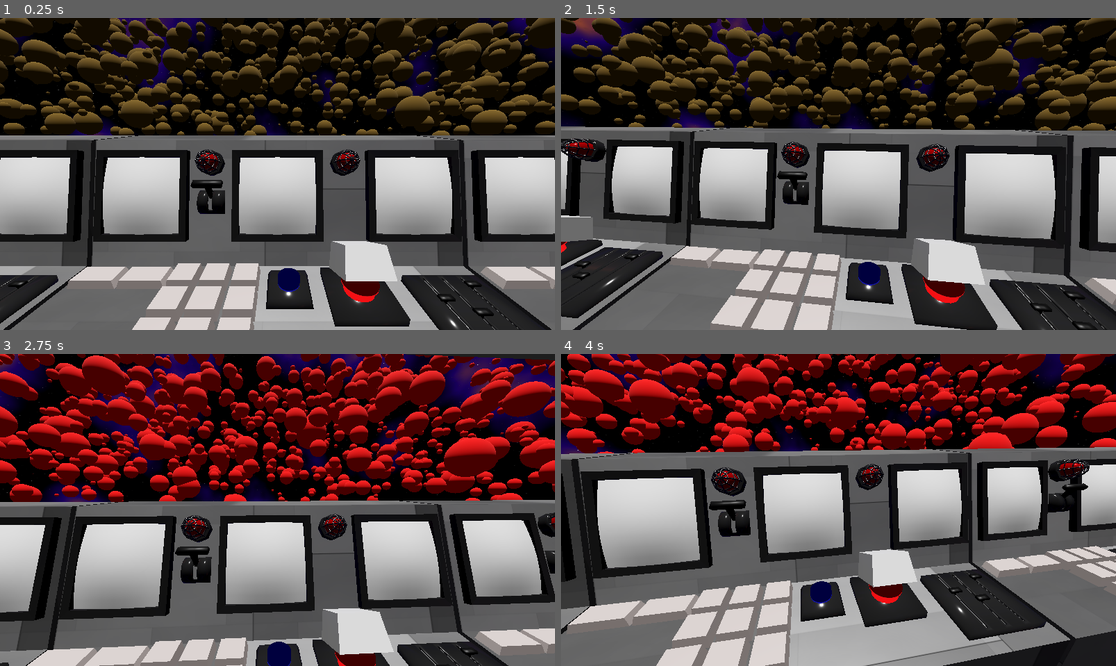
Above: before the commit, frames 1-4 (two rows, left to right).
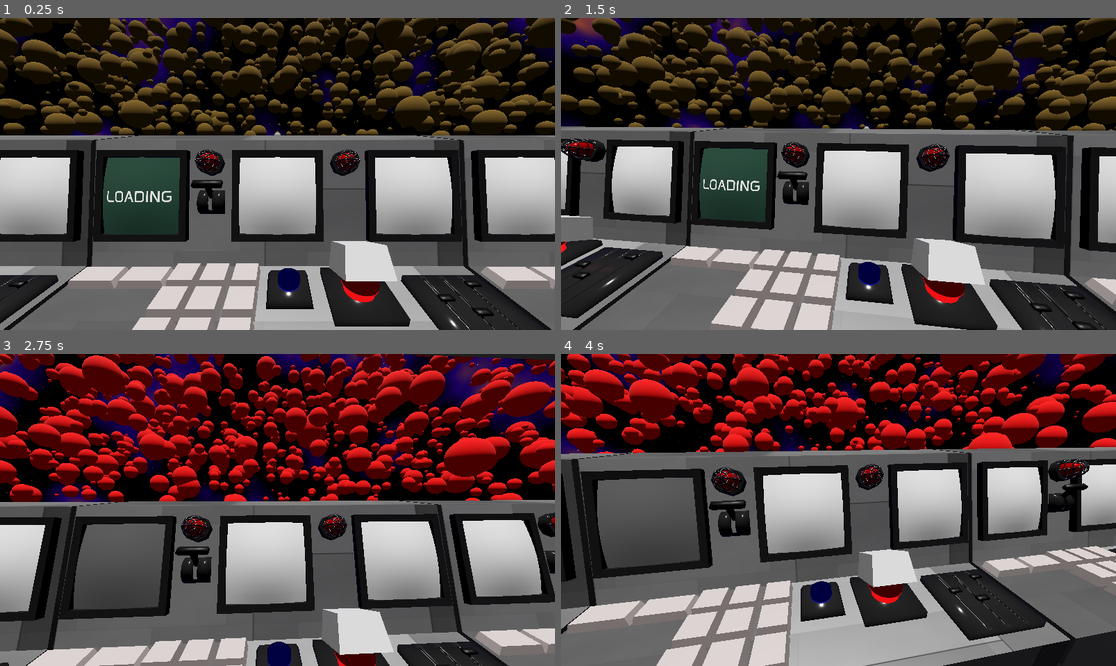
Above: after the commit, the same moments.

Repository: tmrupp/LD59
Game: Godot game, scene res://Scenes/command_center.tscn
Two runs of this game, one before a commit and one after it. Both use one fixed random seed, a clock stepped at 60 frames per second and the inputs below.
Inputs (mouse positions are in pixels of both pictures, inside the frame that each line leads up to):
- Up to frame 1 (0.25 s): no input
- Up to frame 2 (1.5 s): tap Enter at 0.5 s; move the mouse to (960, 158) at 0.52 s; hold D 0.53-1.28 s; tap Space at 0.77 s; move the mouse to (727, 189) at 1.27 s; hold S from 1.28 s (still down)
- Up to frame 3 (2.75 s): tap Space at 1.52 s; move the mouse to (333, 441) at 2.02 s; release S at 2.03 s; hold D from 2.03 s (still down)
- Up to frame 4 (4 s): move the mouse to (810, 572) at 2.77 s; release D at 2.78 s; hold W 2.78-3.53 s; tap Space at 3.02, 3.77 s; move the mouse to (1005, 556) at 3.52 s; hold A from 3.53 s (still down)

The runs differ from the first frame. In frame 1, 3.3% of the frame differs, in the area x 18-53%, y 33-70%; in frame 2, 2.7%; in frame 3, 4.1%; in frame 4, 4.9%, in the area x 6-54%, y 29-69%.

Commit message:
Add control center scene and implement loading screen with shader effects

Diff:
--- /dev/null
+++ b/Resources/screen_shader.gdshader
@@ -0,0 +1,9 @@
+shader_type spatial;
+
+uniform sampler2D display_texture;
+
+void fragment() {
+    vec4 tex = texture(display_texture, UV);
+    ALBEDO = tex.rgb;
+    EMISSION = tex.rgb * 0.5;  // make it glow like a screen
+}
--- a/Scenes/command_center.tscn
+++ b/Scenes/command_center.tscn
@@ -4,6 +4,8 @@
 [ext_resource type="PackedScene" uid="uid://dx8xtp808al5q" path="res://3D Models/ControlCenter.glb" id="1_lv533"]
 [ext_resource type="Script" uid="uid://daftteavwxk0y" path="res://Scripts/camera_look.gd" id="2_kesst"]
 [ext_resource type="Script" uid="uid://k22dnw2707cg" path="res://Scripts/director.gd" id="4_dnagy"]
+[ext_resource type="PackedScene" uid="uid://de42481q0cwhl" path="res://Scenes/ship.tscn" id="4_escgk"]
+[ext_resource type="PackedScene" uid="uid://c0otna6ujbk57" path="res://Scenes/asteroid.tscn" id="5_yrvai"]
 
 [sub_resource type="FastNoiseLite" id="FastNoiseLite_h4dh8"]
 noise_type = 2
@@ -66,13 +68,22 @@
 transform = Transform3D(19.85, 0, 0, 0, 2.08, 0, 0, 0, 1.395, 0, 0.773, -1.75)
 mesh = SubResource("BoxMesh_lv533")
 
-[node name="ControlCenter" parent="." unique_id=870802252 instance=ExtResource("1_lv533")]
+[node name="ControlCenter" parent="." unique_id=1351323934 instance=ExtResource("1_lv533")]
 
-[node name="ControlCenter2" parent="." unique_id=384076409 instance=ExtResource("1_lv533")]
+[node name="ControlCenter2" parent="." unique_id=268873400 instance=ExtResource("1_lv533")]
 transform = Transform3D(1, 0, 0, 0, 1, 0, 0, 0, 1, 3.1, 0, 0)
 
-[node name="ControlCenter3" parent="." unique_id=1929784834 instance=ExtResource("1_lv533")]
+[node name="ControlCenter3" parent="." unique_id=316754130 instance=ExtResource("1_lv533")]
 transform = Transform3D(1, 0, 0, 0, 1, 0, 0, 0, 1, -3.1, 0, 0)
+
+[node name="Ship" parent="." unique_id=962295472 instance=ExtResource("4_escgk")]
+transform = Transform3D(1, 0, 0, 0, 1, 0, 0, 0, 1, 0, 0, -30)
+
+[node name="Asteroid" parent="." unique_id=129984092 instance=ExtResource("5_yrvai")]
+transform = Transform3D(1, 0, 0, 0, 1, 0, 0, 0, 1, 0, 0, -33.625)
+
+[node name="Asteroid2" parent="." unique_id=516984275 instance=ExtResource("5_yrvai")]
+transform = Transform3D(0.6143954, 0, -0.7889983, 0, 1, 0, 0.7889983, 0, 0.6143954, 1.7236578, 0, -34.065216)
 
 [node name="Director" type="Node3D" parent="." unique_id=312234527]
 script = ExtResource("4_dnagy")
--- /dev/null
+++ b/Scenes/control_center.tscn
@@ -0,0 +1,5 @@
+[gd_scene format=3 uid="uid://b4bnphmqx1dsk"]
+
+[ext_resource type="PackedScene" uid="uid://dx8xtp808al5q" path="res://3D Models/ControlCenter.glb" id="1_j4lan"]
+
+[node name="ControlCenter" unique_id=1351323934 instance=ExtResource("1_j4lan")]
--- a/Scenes/ship.tscn
+++ b/Scenes/ship.tscn
@@ -5,6 +5,9 @@
 [sub_resource type="SphereMesh" id="SphereMesh_ugvm7"]
 
 [sub_resource type="SphereShape3D" id="SphereShape3D_ugvm7"]
+
+[sub_resource type="Theme" id="Theme_78pfh"]
+default_font_size = 100
 
 [node name="Ship" type="Node3D" unique_id=962295472]
 script = ExtResource("1_l3rv8")
@@ -17,6 +20,41 @@
 [node name="CollisionShape3D" type="CollisionShape3D" parent="Area3D" unique_id=1813683780]
 shape = SubResource("SphereShape3D_ugvm7")
 
+[node name="Loading" type="SubViewport" parent="." unique_id=1851969743]
+
+[node name="Control" type="Control" parent="Loading" unique_id=818359642]
+layout_mode = 3
+anchors_preset = 15
+anchor_right = 1.0
+anchor_bottom = 1.0
+grow_horizontal = 2
+grow_vertical = 2
+
+[node name="ColorRect" type="ColorRect" parent="Loading/Control" unique_id=2035764840]
+layout_mode = 1
+anchors_preset = 15
+anchor_right = 1.0
+anchor_bottom = 1.0
+grow_horizontal = 2
+grow_vertical = 2
+color = Color(0.12518838, 0.24896908, 0.19813567, 1)
+
+[node name="Label" type="Label" parent="Loading/Control" unique_id=243935970]
+layout_mode = 1
+anchors_preset = 8
+anchor_left = 0.5
+anchor_top = 0.5
+anchor_right = 0.5
+anchor_bottom = 0.5
+offset_left = -214.5
+offset_top = -61.5
+offset_right = 214.5
+offset_bottom = 61.5
+grow_horizontal = 2
+grow_vertical = 2
+theme = SubResource("Theme_78pfh")
+text = "LOADING"
+
 [node name="SubViewport" type="SubViewport" parent="." unique_id=1286162305]
 
 [node name="Node3D" type="Node3D" parent="SubViewport" unique_id=1322803623]
--- a/Scripts/ship.gd
+++ b/Scripts/ship.gd
@@ -1,9 +1,11 @@
 extends Node3D
 
-@onready var views = $"../CanvasLayer/Control/ShipCameraViews"
-@onready var ship_view_scene = preload("res://Scenes/ship_view.tscn")
 @onready var laser_scene = preload("res://Scenes/laser.tscn")
-var view: TextureRect
+@onready var loading_font = preload("res://Resources/Anta-Regular.ttf")
+@onready var loading_viewport = $Loading
+
+var screen: MeshInstance3D
+var screen_material: ShaderMaterial
 
 # Called when the node enters the scene tree for the first time.
 func _ready() -> void:
@@ -12,9 +14,18 @@
 	$Area3D.body_entered.connect(_on_body_entered)
 	$Area3D.area_entered.connect(_on_area_entered)
 
-	view = ship_view_scene.instantiate()
-	view.add_to_group("ship_view")
-	views.add_child(view)
+	screen = get_node_or_null("../ControlCenter/Screen1") as MeshInstance3D
+	if screen == null:
+		push_warning("Ship screen mesh not found at ../ControlCenter/Screen1")
+		return
+
+	var shader = preload("res://Resources/screen_shader.gdshader")
+	screen_material = ShaderMaterial.new()
+	screen_material.shader = shader
+	screen_material.set_shader_parameter("display_texture", loading_viewport.get_texture())
+
+	screen.set_surface_override_material(0, screen_material)
+
 	capture()
 	render()
 
@@ -25,6 +36,7 @@
 #var direction: Vector3 = Vector3.FORWARD
 
 var buffer = []
+
 func capture() -> void:
 	while true:
 		await (get_tree().create_timer(1.0 / fps).timeout)
@@ -37,7 +49,15 @@
 		if buffer == null or buffer.size() < delay * fps:
 			continue
 
-		view.texture = ImageTexture.create_from_image(buffer.pop_front())
+		if screen_material == null:
+			continue
+
+		if loading_viewport != null:
+			loading_viewport.queue_free()
+			loading_viewport = null
+
+		var delayed_texture := ImageTexture.create_from_image(buffer.pop_front())
+		screen_material.set_shader_parameter("display_texture", delayed_texture)
 
 func _input(event: InputEvent) -> void:
 	if event is InputEventKey and event.pressed:
@@ -73,6 +93,7 @@
 
 func _process(delta: float) -> void:
 	position += -transform.basis.z * velocity * delta
+	print("position=", position)
 
 # v should be Vector3.UP, DOWN, LEFT, RIGHT
 func turn(v: Vector3):
Not shown, added: Resources/screen_shader.gdshader.uid
